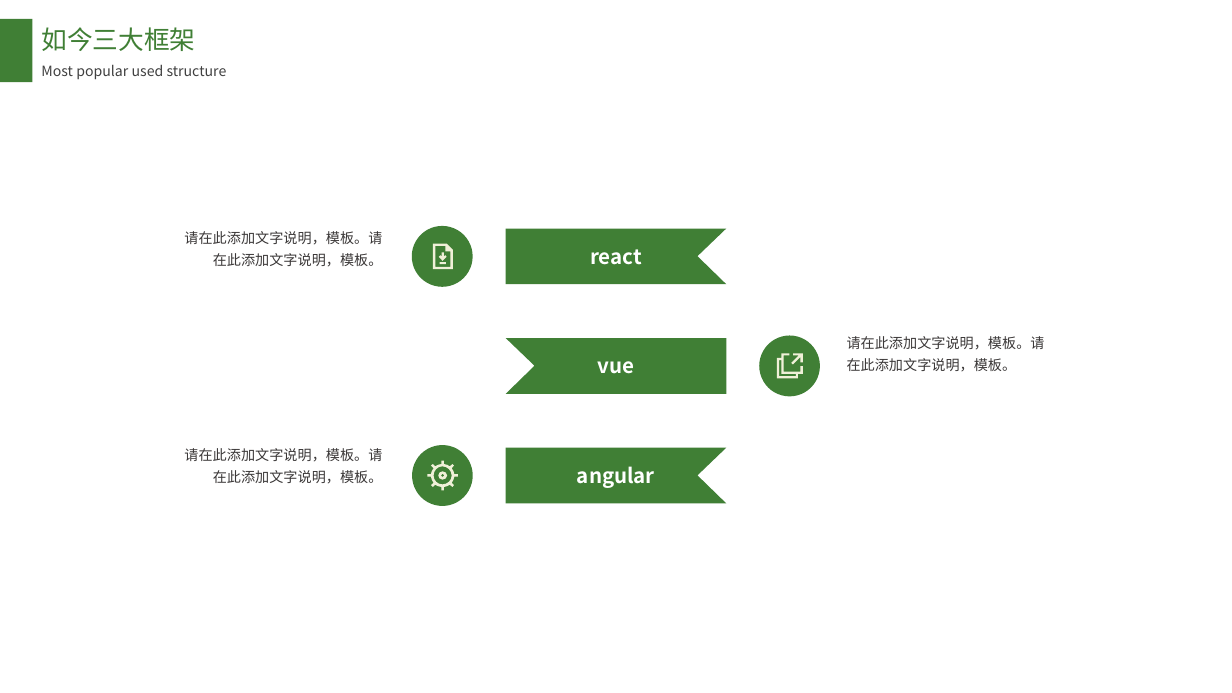
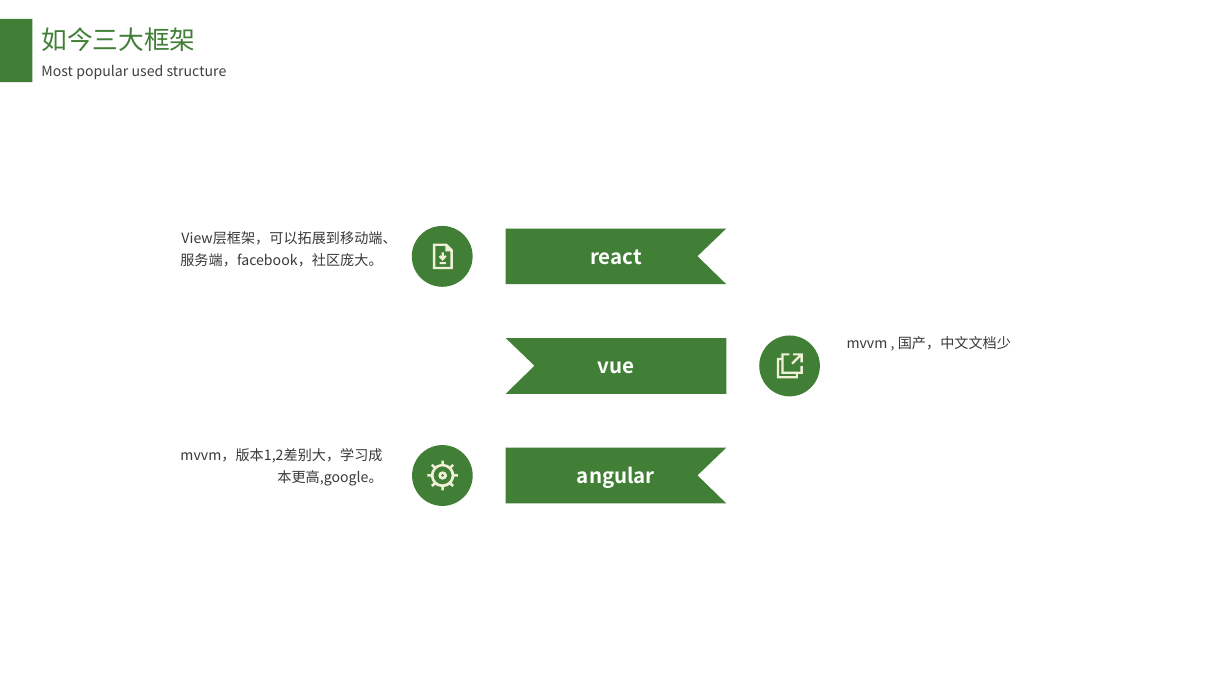
Before and after one commit to heyunjiang/heyunjiang.github.io, a slide deck: slide 11 of summary/技术文章/用友前端基础分享.pptx. Drawn at 1232x693 pixels with LibreOffice and Linux fonts; fonts in the diff are those of the drawing. Boxes give left, top, right and bottom in pixels: in the first picture for what was removed or moved away, otherwise in the second. Text is boxed around its words. In the diff, an @@ line names an element or a change of style, - is before the commit and + after.

```diff
--- a/summary/技术文章/用友前端基础分享.pptx
+++ b/summary/技术文章/用友前端基础分享.pptx
@@ text at [180, 231, 396, 267]: text changed @@
-请在此添加文字说明，模板。请在此添加文字说明，模板。
+View层框架，可以拓展到移动端、服务端，facebook，社区庞大。
@@ text at [847, 336, 1011, 350]: text changed @@
-请在此添加文字说明，模板。请在此添加文字说明，模板。
+mvvm , 国产，中文文档少
@@ text at [180, 448, 382, 486]: text changed @@
-请在此添加文字说明，模板。请在此添加文字说明，模板。
+mvvm，版本1,2差别大，学习成本更高,google。
```
Also in this commit, not shown: 1 other slide changed, 3 slides added, 16 slides removed, 4 other files.
